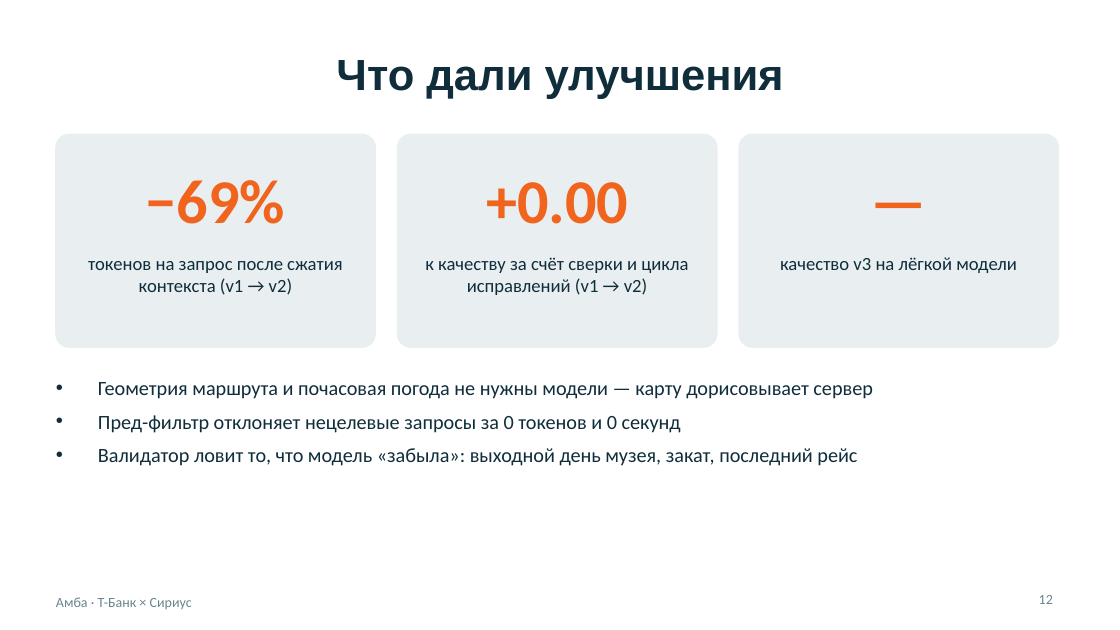
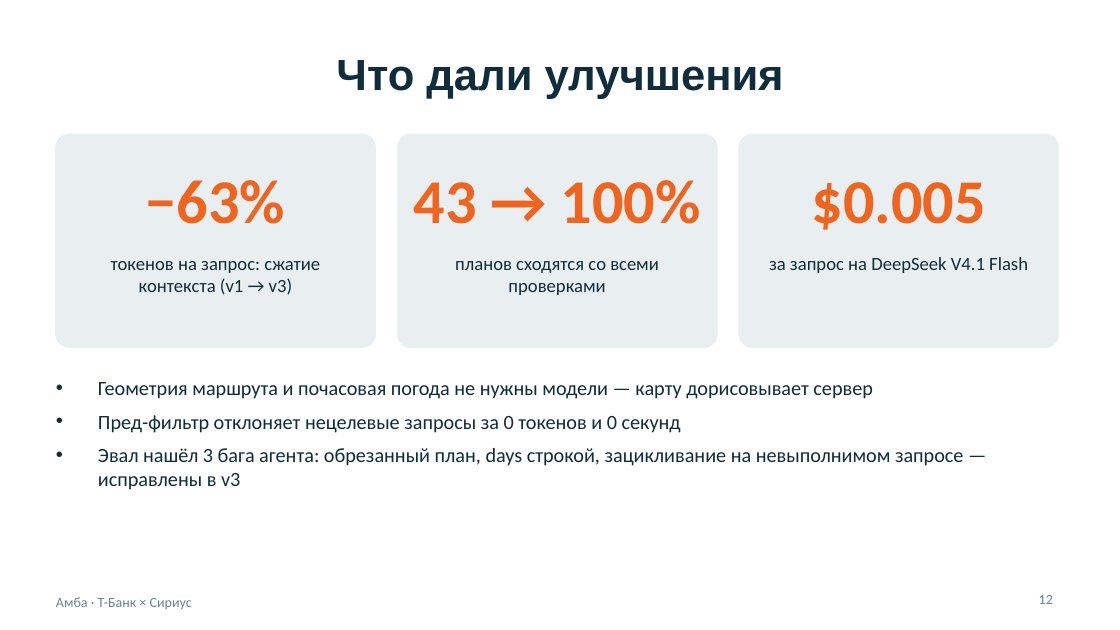
Before and after one commit to BessolitsinGleb/AI-ta, a slide deck: slide 12 of presentation/Amba_Travel_AI.pptx. Drawn at 1120x630 pixels with LibreOffice and Linux fonts; fonts in the diff are those of the drawing. Boxes give left, top, right and bottom in pixels: in the first picture for what was removed or moved away, otherwise in the second. Text is boxed around its words. In the diff, an @@ line names an element or a change of style, - is before the commit and + after.

```diff
--- a/presentation/Amba_Travel_AI.pptx
+++ b/presentation/Amba_Travel_AI.pptx
@@ text at box(146, 180, 285, 224): text changed @@
-−69%
+−63%
@@ text at box(414, 180, 701, 224): text changed @@
-+0.00
+43 → 100%
@@ text at box(812, 182, 986, 230): text changed @@
-—
+$0.005
@@ text at box(111, 261, 320, 295): text changed @@
-токенов на запрос после сжатия контекста (v1 → v2)
+токенов на запрос: сжатие контекста (v1 → v3)
@@ text at box(455, 261, 659, 295): text changed @@
-к качеству за счёт сверки и цикла исправлений (v1 → v2)
+планов сходятся со всеми проверками
@@ text at box(769, 257, 1028, 273): text changed @@
-качество v3 на лёгкой модели
+за запрос на DeepSeek V4.1 Flash
@@ text at box(98, 448, 964, 490): text changed @@
-• Валидатор ловит то, что модель «забыла»: выходной день музея, закат, последний рейс
+• Эвал нашёл 3 бага агента: обрезанный план, days строкой, зацикливание на невыполнимом запросе — исправлены в v3
```
Also in this commit, not shown: 4 other slides changed, 12 other files.
